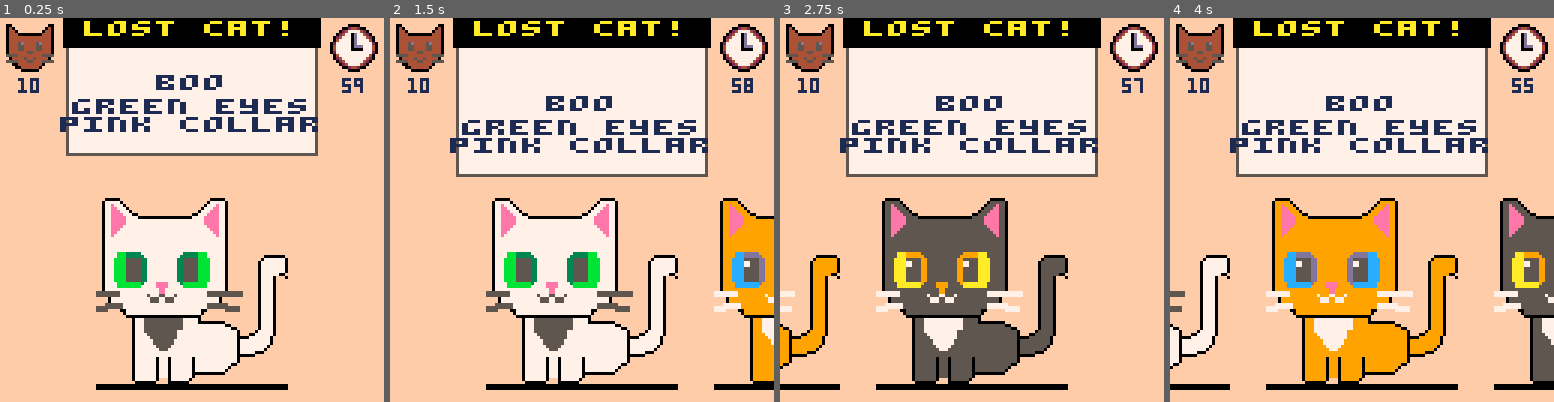
Above: before the commit, frames 1-4 (left to right).
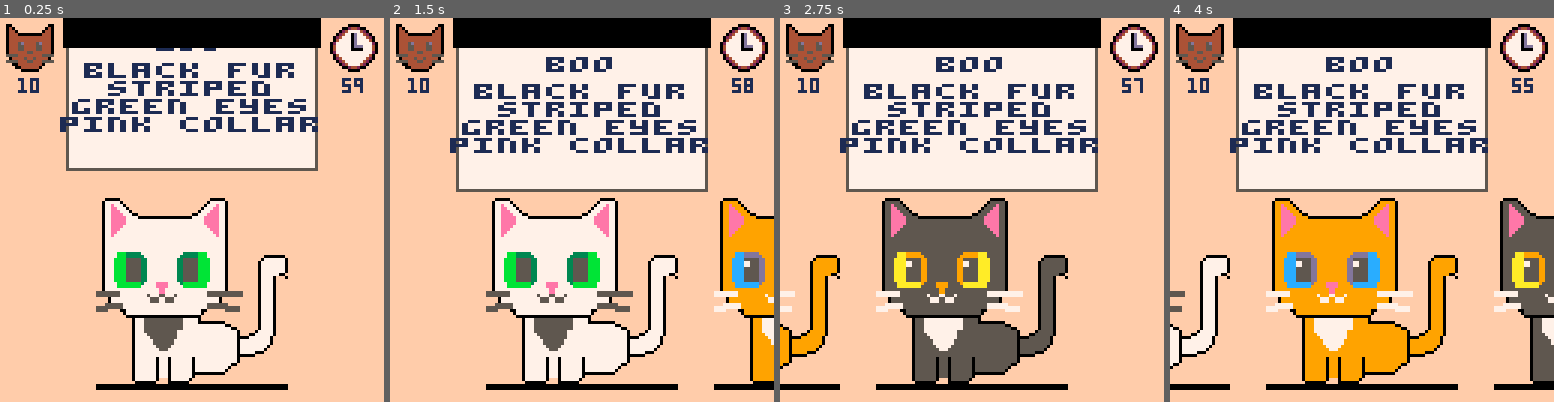
Above: after the commit, the same moments.

Repository: pcal43/pico8-papurrs-please
Game: PICO-8 cartridge pico8-home/carts/lost-cats.p8
Two runs of this game, one before a commit and one after it. Both use one fixed random seed, a clock stepped at 60 frames per second and the inputs below.
Inputs:
- Up to frame 1 (0.25 s): no input
- Up to frame 2 (1.5 s): no input
- Up to frame 3 (2.75 s): hold Right 1.6-2.1 s; hold Right from 2.47 s (still down)
- Up to frame 4 (4 s): release Right at 3.03 s; hold Left 3.08-3.58 s

The runs differ from the first frame. In frame 1, 5.6% of the frame differs, in the area x 17-83%, y 0-40%; in frame 2, 5.9%, in the area x 17-83%, y 0-46%; in frame 3, 5.9%; in frame 4, 5.9%.

Commit message:
checkpoint

Diff:
--- a/pico8-home/carts/src/Cat.lua
+++ b/pico8-home/carts/src/Cat.lua
@@ -10,13 +10,13 @@
     function self.draw(x, y, traits)
         palt(0, false) -- black is black, beige is transparent
         palt(15, true)
-        pal(1, traits[TraitKeys.FUR_COLOR].fur)
-        pal(7, traits[TraitKeys.FUR_COLOR].whiskers)
-        pal(9, traits[TraitKeys.FUR_COLOR].nose)
-        pal(0, traits[TraitKeys.FUR_COLOR].outline)
+        pal(1, traits[FUR_COLOR].fur)
+        pal(7, traits[FUR_COLOR].whiskers)
+        pal(9, traits[FUR_COLOR].nose)
+        pal(0, traits[FUR_COLOR].outline)
 
-        pal(3, traits[TraitKeys.EYE_COLOR].inner)
-        pal(11, traits[TraitKeys.EYE_COLOR].outer)
+        pal(3, traits[EYE_COLOR].inner)
+        pal(11, traits[EYE_COLOR].outer)
         pal(4, 0) -- pupils are grey to distinguish from outline
 
         spr(self.spriteId, x - 64 / 2, y - 64, 8, 8)
--- a/pico8-home/carts/src/GameScreen.lua
+++ b/pico8-home/carts/src/GameScreen.lua
@@ -6,6 +6,9 @@
     local POSTER_BOT_DISPLAY_POS = 118
     local POSTER_NEW_DISPLAY_POS = -30
     local POSTER_MOVE_SPEED = 4
+
+    local TEXT_HEIGHT = 6
+    local TRAIT_SPACING = 1
 
     self.scrollPos = 0
     self.targetPos = 1
@@ -18,15 +21,15 @@
     self.catList = {}
     self.catListSize = 10
 
-    self.posters = generate_posters(10, 2, 3)
+    self.posters = generate_posters(10)
 
 
     for i=1,self.catListSize do
-        local fidx = ((i - 1) % #TraitValues[TraitKeys.FUR_COLOR]) + 1
-        local eidx = ((i - 1) % #TraitValues[TraitKeys.EYE_COLOR]) + 1
+        local fidx = ((i - 1) % #TraitValues[FUR_COLOR]) + 1
+        local eidx = ((i - 1) % #TraitValues[EYE_COLOR]) + 1
         local traits = {
-            [TraitKeys.FUR_COLOR] = TraitValues[TraitKeys.FUR_COLOR][fidx],
-            [TraitKeys.EYE_COLOR] = TraitValues[TraitKeys.EYE_COLOR][eidx]
+            [FUR_COLOR] = TraitValues[FUR_COLOR][fidx],
+            [EYE_COLOR] = TraitValues[EYE_COLOR][eidx]
         }
         self.catList[i] = Cat.new(TUXEDO_CAT, traits)
     end
@@ -44,17 +47,25 @@
         local header_x = (128 - header_w) / 2
         local header_y = 0
 
+
         -- draw poster at the top
-        local rw, rh = 84, 44
+
+        local traitCount = 0
+        for _ in pairs(self.posters[1].traits) do
+            traitCount += 1
+        end
+        local posterHeight = 2 + 8 + TEXT_HEIGHT + (2 * TRAIT_SPACING) +  (traitCount * (TEXT_HEIGHT + TRAIT_SPACING)) + 2
+
+        local rw = 84
         local rx = (128 - rw) / 2
-        rectfill(rx, self.posterY, rx + rw - 1, self.posterY + rh - 1, 7)
-        rect(rx, self.posterY, rx + rw - 1,  self.posterY + rh - 1, 5)
-        self.print_center_top(self.posters[1].name, 1, 2, 1, self.posterY + 9)
+        rectfill(rx, self.posterY, rx + rw - 1, self.posterY + posterHeight, 7) --  white
+        rect(rx, self.posterY, rx + rw - 1,  self.posterY + posterHeight, 5) -- outline
+
+        self.print_center_top(self.posters[1].name, 1, 2, 1, self.posterY + 2)
 
         -- print traits
-        local trait_line = 2
+        local trait_line = 1
         for trait_key, trait_value in pairs(self.posters[1].traits) do
-            printh("---"..trait_value.name)
             self.print_center_top(trait_value.name, trait_line, 4, 1, self.posterY + 9)
             trait_line = trait_line + 1
         end
@@ -158,10 +169,9 @@
     end
 
  function self.print_center_top(text, line, y_margin, color, base_y)
-    local TEXT_HEIGHT = 6
     local w = #text * 8
     local x = (128 - w) / 2
-    local y = (base_y or 0) + (line * TEXT_HEIGHT) + (y_margin or 0)
+    local y = (base_y or 0) + ((line - 1) * TEXT_HEIGHT) + (y_margin or 0)
     local wide_text = "\^w"..text
     print(wide_text, x, y, color or 1, true)
 end
--- a/pico8-home/carts/src/Poster.lua
+++ b/pico8-home/carts/src/Poster.lua
@@ -16,19 +16,14 @@
     local posters = {}
     -- Get n unique integers to use as indices for cat names
     local name_indeces = get_unique_integers(count, CAT_NAME_COUNT)
-    printh("----")
     for i = 1, count do
-          printh("---!!!-")
         -- determine how many traits this poster should have
         local numTraits = minTraits + flr(rnd(maxTraits - minTraits + 1))
-        printh('numTraits = '..tostr(numTraits).." "..tostr(TraitKeys.COUNT))
         -- select random trait keys
-        local traitKeys = get_unique_integers(numTraits, TraitKeys.COUNT)
-        printh('traitKeys = '..tostr(traitKeys[1]))
+        local traitKeys = get_unique_integers(numTraits, TRAIT_TYPE_COUNT)
         -- build traits table
         local traits = {}
         for j = 1, #traitKeys do
-          printh("---??-")
             local traitKey = traitKeys[j]
             local possibleValues = TraitValues[traitKey]
 
@@ -36,7 +31,6 @@
             local selectedValue = possibleValues[flr(rnd(#possibleValues)) + 1]
 
             traits[traitKey] = selectedValue
-            printh("trait set"..tostr(traitKey).." "..tostr(traits[traitKey]))
         end
 
         local name = requireNonNil(get_cat_name(name_indeces[i]), "nil cat name returned ("..name_indeces[i]..")")
--- a/pico8-home/carts/src/Traits.lua
+++ b/pico8-home/carts/src/Traits.lua
@@ -1,18 +1,16 @@
 
 
+FUR_COLOR = 1
+FUR_PATTERN = 2
+EYE_COLOR = 3
+COLLAR = 4
+TRAIT_TYPE_COUNT = 4
 
-TraitKeys= {
-    FUR_COLOR = 1,
-    FUR_PATTERN = 2,
-    EYE_COLOR = 3,
-    COLLAR = 4,
-    COUNT = 4
-}
 
 
 TraitValues = {}
 
-TraitValues[TraitKeys.FUR_PATTERN] = {
+TraitValues[FUR_PATTERN] = {
    {
      name = "solid color"
    },
@@ -24,7 +22,7 @@
    },
 }
 
-TraitValues[TraitKeys.COLLAR] = {
+TraitValues[COLLAR] = {
     {
       name = "no collar",
       color = -1
@@ -39,7 +37,7 @@
     }
 }
 
-TraitValues[TraitKeys.FUR_COLOR] = {
+TraitValues[FUR_COLOR] = {
    {
      name = "white fur",
      fur = 7,
@@ -82,7 +80,7 @@
    }
 }
 
-TraitValues[TraitKeys.EYE_COLOR] = {
+TraitValues[EYE_COLOR] = {
    {
      name = "green eyes",
      inner = 3,
@@ -99,13 +97,6 @@
      outer = 10
    }
 }
-
-
--- Returns a list of 'count' cat names randomly chosen from a list.  Names are guaranteed to be
--- unique by calling the get_unique function
-function get_names(count)
-
-end
 
 
 
